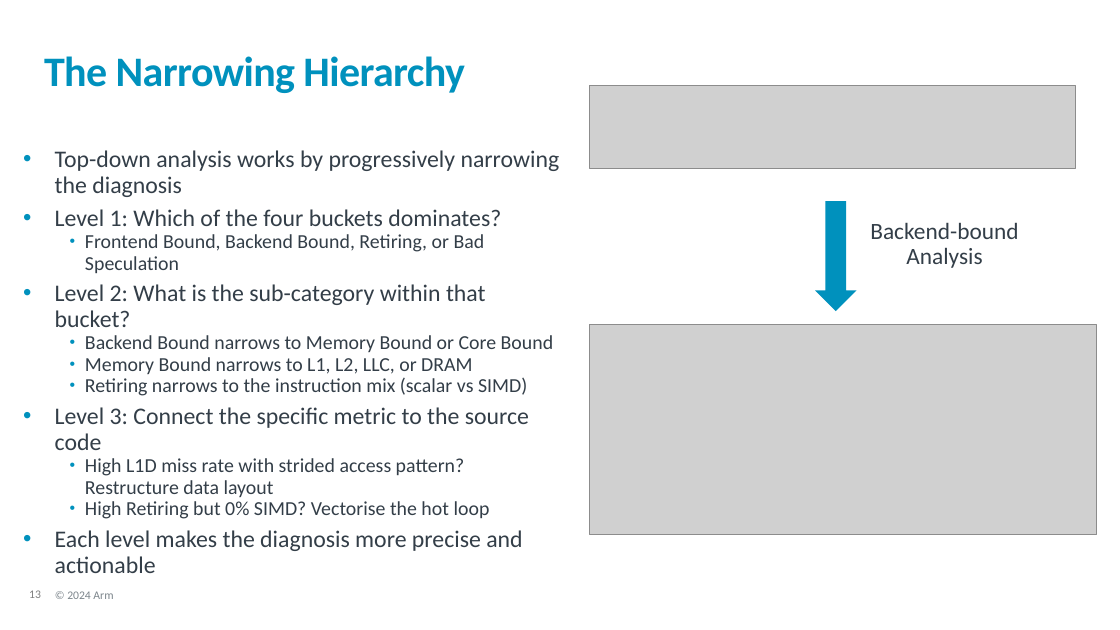
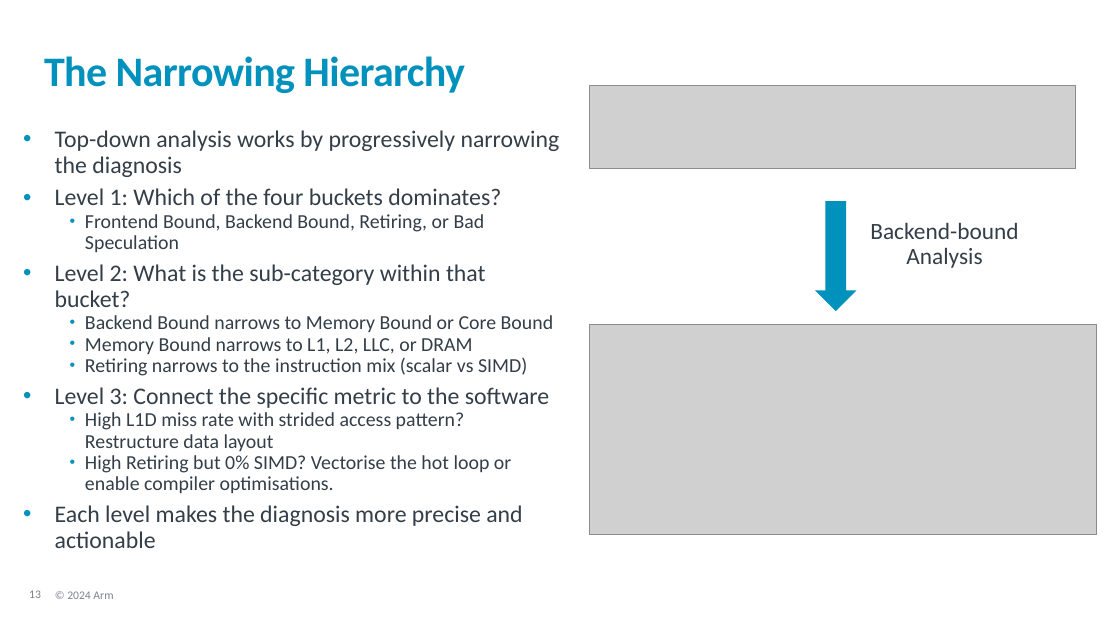
Before and after one commit to OliverGrainge/Arm-Total-Performance, a slide deck: slide 13 of slides.pptx. Drawn at 1120x630 pixels with LibreOffice and Linux fonts; fonts in the diff are those of the drawing; grey boxes stand for pictures; background and template pictures are left out. Boxes give left, top, right and bottom in pixels: in the first picture for what was removed or moved away, otherwise in the second. Text is boxed around its words. In the diff, an @@ line names an element or a change of style, - is before the commit and + after.

```diff
--- a/slides.pptx
+++ b/slides.pptx
@@ text "Top-down analysis works by progressively ...": place and size @@
-text "Top-down analysis works by progressively ..." at (55,150,560,573)
+text "Top-down analysis works by progressively ..." at (55,130,560,548)
@@ text at (55,387,549,408): text changed @@
-• Level 3: Connect the specific metric to the source code
+• Level 3: Connect the specific metric to the software
@@ text at (85,455,511,493): text changed @@
-  • High Retiring but 0% SIMD? Vectorise the hot loop
+  • High Retiring but 0% SIMD? Vectorise the hot loop or enable compiler optimisations.
```
Also in this commit, not shown: 12 other slides changed.
